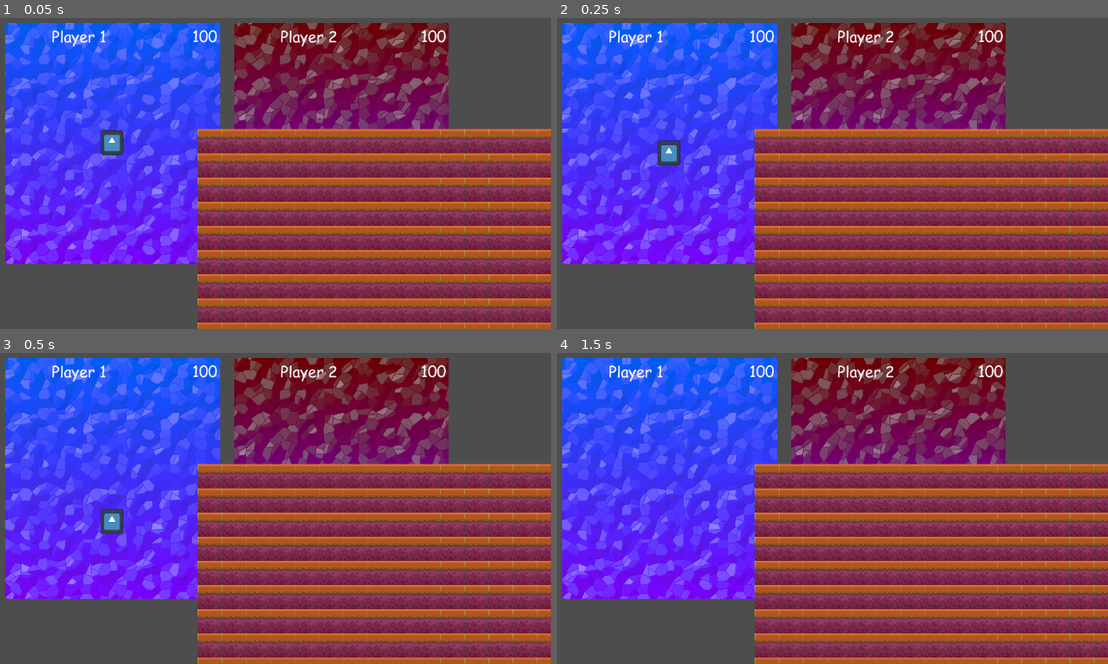
Above: before the commit, frames 1-4 (two rows, left to right).
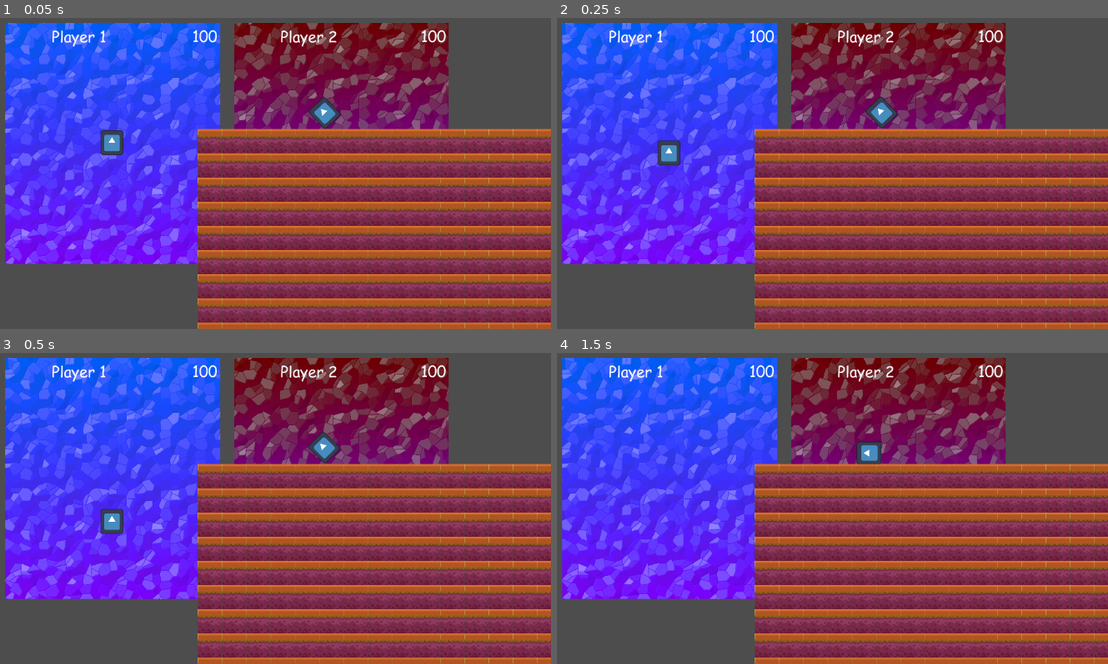
Above: after the commit, the same moments.

Repository: LegacyMD/xd_tower
Game: Godot game, scene res://scenes/root_scene.tscn
Two runs of this game, one before a commit and one after it. Both use one fixed random seed, a clock stepped at 60 frames per second and the inputs below. The engine's default icon, where the game draws it, is replaced by a stand-in: a white triangle on a blue panel in a dark square.
Inputs (mouse positions are in pixels of both pictures, inside the frame that each line leads up to):
- Up to frame 1 (0.05 s): no input
- Up to frame 2 (0.25 s): no input
- Up to frame 3 (0.5 s): no input
- Up to frame 4 (1.5 s): move the mouse to (920, 458) at 0.52 s; hold D (player0_right) 0.53-1.28 s; click (920, 458) at 0.67 s; move the mouse to (639, 496) at 1.27 s; hold S (player0_down) from 1.28 s (still down)

The runs differ from the first frame. In frame 1, 0.3% of the frame differs, in the area x 55-62%, y 25-36%; in frame 2, 0.3%; in frame 3, 0.3%; in frame 4, 0.3%, in the area x 54-59%, y 28-36%.

Commit message:
Add collision for platforms

Diff:
--- a/scenes/platform_tile.tscn
+++ b/scenes/platform_tile.tscn
@@ -1,7 +1,10 @@
-[gd_scene load_steps=3 format=3 uid="uid://q0a51iybijua"]
+[gd_scene load_steps=4 format=3 uid="uid://q0a51iybijua"]
 
 [ext_resource type="Script" path="res://scenes/platform_tile.gd" id="1_gc5ne"]
 [ext_resource type="Texture2D" uid="uid://nri5rrjxmxus" path="res://images/tileset.png" id="2_aeuao"]
+
+[sub_resource type="RectangleShape2D" id="RectangleShape2D_jgytd"]
+size = Vector2(97.5, 95.5)
 
 [node name="PlatformTile" type="Node2D"]
 script = ExtResource("1_gc5ne")
@@ -10,3 +13,9 @@
 texture = ExtResource("2_aeuao")
 region_enabled = true
 region_rect = Rect2(229, 23.5, 98, 97)
+
+[node name="StaticBody2D" type="StaticBody2D" parent="."]
+
+[node name="CollisionShape2D" type="CollisionShape2D" parent="StaticBody2D"]
+position = Vector2(0.25, -0.75)
+shape = SubResource("RectangleShape2D_jgytd")
